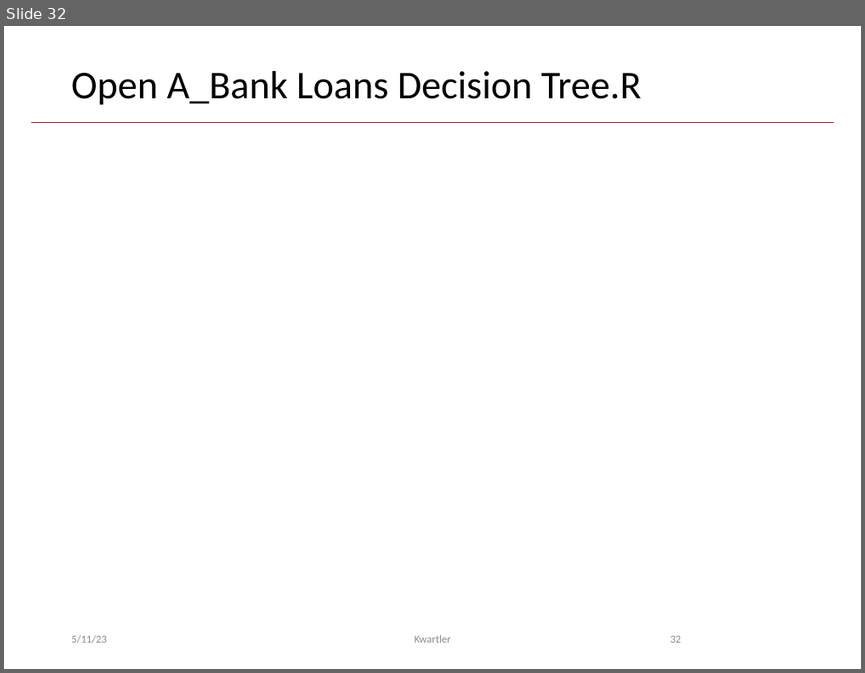
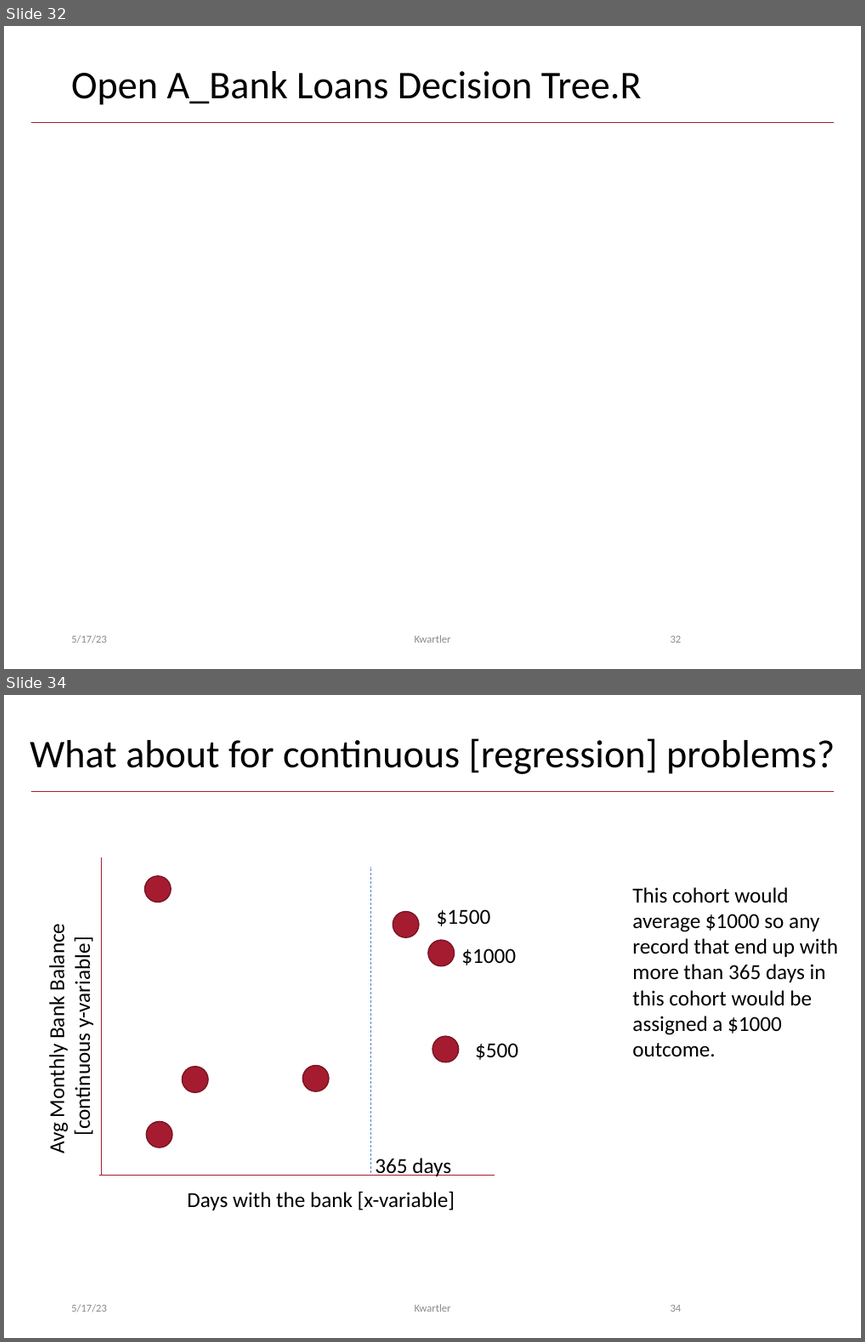
Before and after one commit to kwartler/Hult_Intro2R, a slide deck: lessons/E_DataPrep_Rpart_RF/A_Decision Trees.pptx. Shown one above the other, each under a label of ours: slide 32 before the commit, slides 32 and 34 after it; the slides between them are not shown. The pictures are 865x673 and 865x1342 pixels, drawn with LibreOffice and Linux fonts; fonts in the diff are those of the drawing. Boxes give left, top, right and bottom in pixels: in the first picture for what was removed or moved away, otherwise in the second. Text is boxed around its words. In the diff, an @@ line names an element or a change of style, - is before the commit and + after.

```diff
--- a/lessons/E_DataPrep_Rpart_RF/A_Decision Trees.pptx
+++ b/lessons/E_DataPrep_Rpart_RF/A_Decision Trees.pptx
@@ slide 34 added at (4,695,861,1338), background #FFFFFF; not listed: 1 template element that a slide beside it also shows @@
@@ title added at (30,738,834,774), 33 pt, text #000000 @@
+What about for continuous [regression] problems?
@@ line added from (101, 1174) to (101, 858), #A51C30 0.5 pt @@
@@ line added from (370, 1172) to (370, 867), #4E84C4 0.5 pt dashed @@
@@ ellipse added at (144,876,171,902), fill #A51C30, outline #7A1524 1 pt @@
@@ text added at (632,887,838,1056), 18 pt, text #000000 @@
+This cohort would average $1000 so any record that end up with more than 365 days in this cohort would be assigned a $1000 outcome.
@@ ellipse added at (393,912,419,937), fill #A51C30, outline #7A1524 1 pt @@
@@ text added at (437,909,491,926), 18 pt, text #000000 @@
+$1500
@@ text added at (44,930,96,1153), 18 pt, text #000000 @@
+Avg Monthly Bank Balance
+[continuous y-variable]
@@ ellipse added at (428,940,454,966), fill #A51C30, outline #7A1524 1 pt @@
@@ text added at (461,948,516,965), 18 pt, text #000000 @@
+$1000
@@ ellipse added at (432,1036,458,1061), fill #A51C30, outline #7A1524 1 pt @@
@@ text added at (475,1043,518,1060), 18 pt, text #000000 @@
+$500
@@ ellipse added at (182,1066,208,1092), fill #A51C30, outline #7A1524 1 pt @@
@@ ellipse added at (303,1065,329,1091), fill #A51C30, outline #7A1524 1 pt @@
@@ ellipse added at (146,1121,172,1146), fill #A51C30, outline #7A1524 1 pt @@
@@ line added from (100, 1174) to (494, 1174), #A51C30 0.5 pt @@
@@ text added at (375,1157,451,1176), 18 pt, text #000000 @@
+365 days
@@ text added at (187,1191,454,1210), 18 pt, text #000000 @@
+Days with the bank [x-variable]
@@ text added at (71,1304,107,1312), 9 pt, text #8C8C8C @@
+5/17/23
@@ text added at (415,1304,451,1311), 9 pt, text #8C8C8C @@
+Kwartler
@@ page number added at (670,1304,681,1311), 9 pt, text #8C8C8C @@
+34
@@ slide 32 changed as well @@
@@ text at (71,635,107,643): text changed @@
-5/11/23
+5/17/23
```
Also in this commit, not shown: 31 other slides changed, 3 other slides added.
